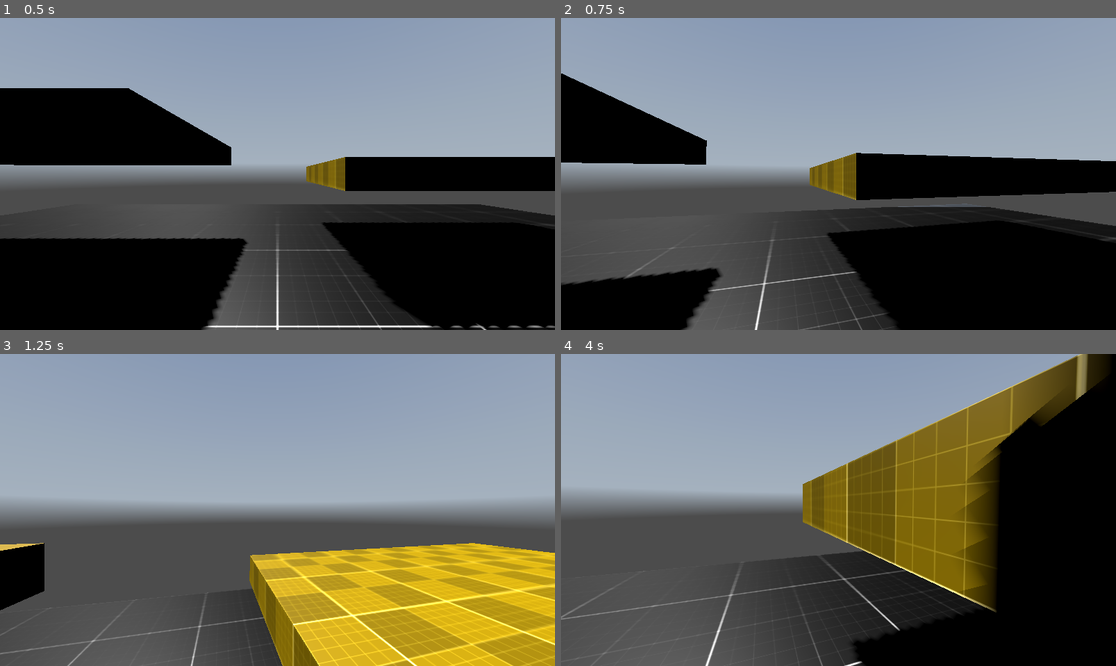
Above: before the commit, frames 1-4 (two rows, left to right).
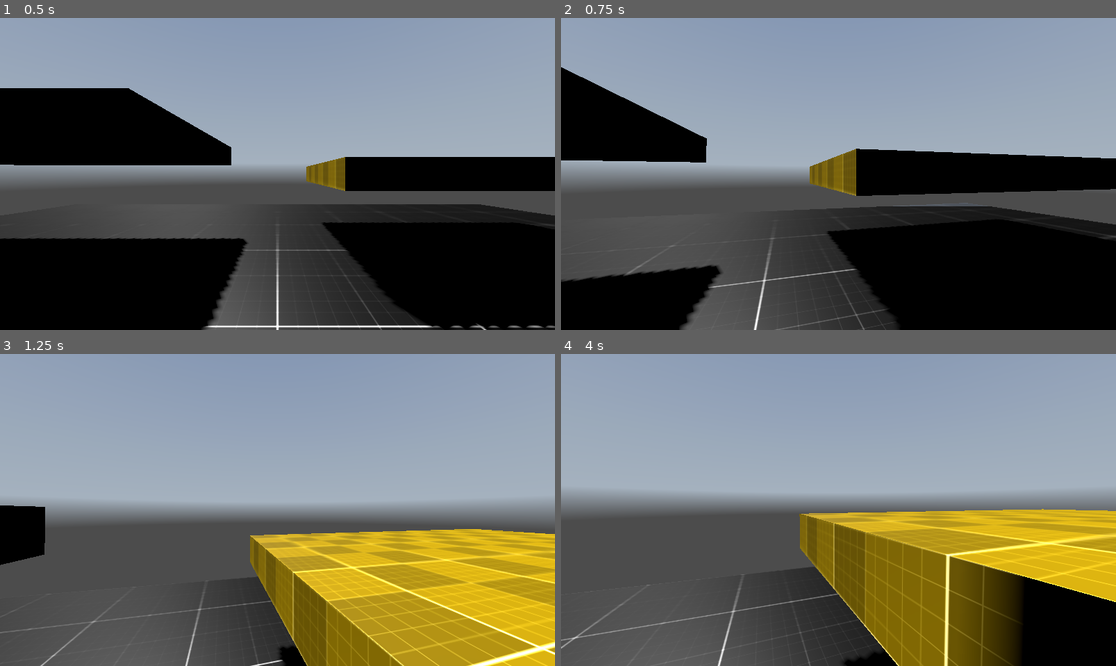
Above: after the commit, the same moments.

Repository: christiannoll/FPSGame
Game: Godot game, scene res://levels/level_001.tscn
The game is run twice, just before and just after one commit, with the same random seed, the same clock (stepped at 60 frames per second) and the same inputs. A sky picture missing from this copy of the repository is replaced by a grey-blue gradient.
Inputs (mouse positions are in pixels of both pictures, inside the frame that each line leads up to):
- Up to frame 1 (0.5 s): no input
- Up to frame 2 (0.75 s): tap Enter at 0.5 s; move the mouse to (866, 174) at 0.52 s; hold W (move_forward) from 0.53 s (still down); hold C (crouch) from 0.53 s (still down)
- Up to frame 3 (1.25 s): keep holding W (move_forward); keep holding C (crouch); tap Space (jump) at 0.77 s
- Up to frame 4 (4 s): keep holding W (move_forward); move the mouse to (810, 510) at 1.27 s; release C (crouch) at 1.28 s; tap C (crouch) at 1.35, 2.85 s; tap Space (jump) at 1.52, 3.02, 3.77 s; move the mouse to (849, 503) at 2.02 s; hold C (crouch) 2.03-2.78 s; move the mouse to (832, 516) at 2.77 s; move the mouse to (877, 513) at 3.52 s; hold C (crouch) from 3.53 s (still down)

Frame 1 is identical in both runs. In frame 2, 3.1% of the frame differs, in the area x 0-100%, y 15-100%; in frame 3, 18%; in frame 4, 38%, in the area x 0-100%, y 0-100%.

Commit message:
Play crouch animation

Diff:
--- a/controllers/fps_controller.tscn
+++ b/controllers/fps_controller.tscn
@@ -92,10 +92,11 @@
 &"RESET": SubResource("Animation_xc2pf")
 }
 
-[node name="CharacterBody3D" type="CharacterBody3D" unique_id=540083545 node_paths=PackedStringArray("CAMERA_CONTROLLER")]
+[node name="CharacterBody3D" type="CharacterBody3D" unique_id=540083545 node_paths=PackedStringArray("CAMERA_CONTROLLER", "ANIMATIONPLAYER")]
 script = ExtResource("1_pgc1p")
 MOUSE_SENSITIVITY = 0.25
 CAMERA_CONTROLLER = NodePath("CameraController/Camera3D")
+ANIMATIONPLAYER = NodePath("AnimationPlayer")
 
 [node name="CollisionShape3D" type="CollisionShape3D" parent="." unique_id=267049106]
 transform = Transform3D(1, 0, 0, 0, 1, 0, 0, 0, 1, 0, 1, 0)
--- a/controllers/scripts/fps_controller.gd
+++ b/controllers/scripts/fps_controller.gd
@@ -6,6 +6,7 @@
 @export var TILT_LOWER_LIMIT := deg_to_rad(-90.0)
 @export var TILT_UPPER_LIMIT := deg_to_rad(90.0)
 @export var CAMERA_CONTROLLER : Camera3D
+@export var ANIMATIONPLAYER: AnimationPlayer
 
 var _mouse_input : bool = false
 var _rotation_input : float
@@ -88,5 +89,5 @@
 	if _is_crouching == true:
 		print("UNCROUCH")
 	else:
-		print("CROUCH")
+		ANIMATIONPLAYER.play("Crouch")
 	_is_crouching = !_is_crouching
